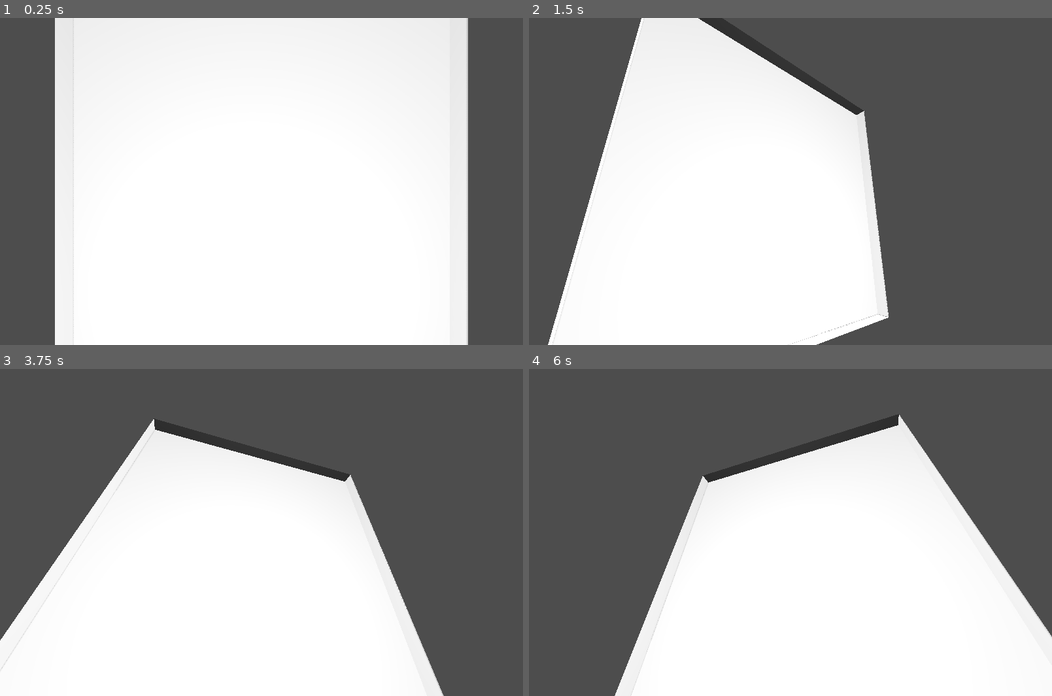
Above: before the commit, frames 1-4 (two rows, left to right).
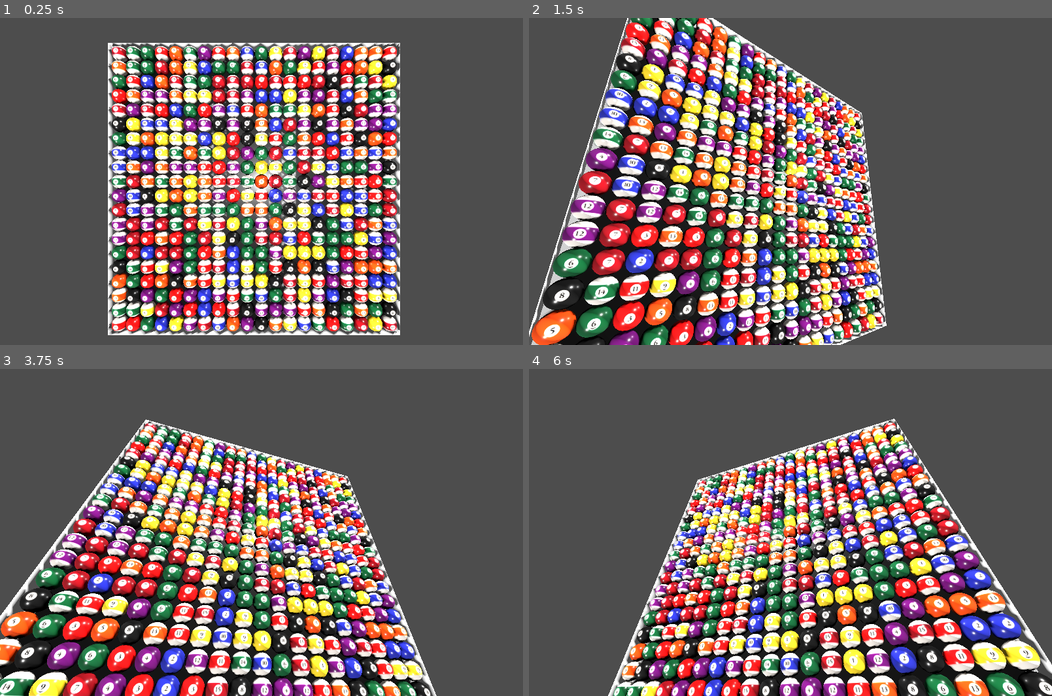
Above: after the commit, the same moments.

Repository: kasworld/gd4samegame3d
Game: Godot game, scene res://main.tscn
Two runs of this game, one before a commit and one after it. Both use one fixed random seed, a clock stepped at 60 frames per second and the inputs below.
Inputs (mouse positions are in pixels of both pictures, inside the frame that each line leads up to):
- Up to frame 1 (0.25 s): no input
- Up to frame 2 (1.5 s): tap Enter at 0.5, 0.6, 1.35 s; move the mouse to (905, 165) at 0.52 s; click (905, 165) at 0.67 s; tap Space at 1.25 s; move the mouse to (685, 197) at 1.27 s; click (685, 197) at 1.42 s
- Up to frame 3 (3.75 s): move the mouse to (313, 460) at 2.02 s; tap Enter at 2.1, 2.75, 2.85, 3.6 s; click (313, 460) at 2.17 s; move the mouse to (235, 597) at 2.77 s; click (235, 597) at 2.92 s; tap Space at 3.5 s; move the mouse to (418, 581) at 3.52 s; click (418, 581) at 3.67 s
- Up to frame 4 (6 s): move the mouse to (633, 483) at 4.27 s; tap Enter at 4.35, 5, 5.1, 5.85 s; click (633, 483) at 4.42 s; move the mouse to (816, 532) at 5.02 s; click (816, 532) at 5.17 s; tap Space at 5.75 s; move the mouse to (712, 450) at 5.77 s; click (712, 450) at 5.92 s

The runs differ from the first frame. In frame 1, 69% of the frame differs, in the area x 10-90%, y 0-100%; in frame 2, 44%; in frame 3, 42%; in frame 4, 42%.

Commit message:
add ball

Diff:
--- /dev/null
+++ b/ball.gd
@@ -0,0 +1,18 @@
+extends MeshInstance3D
+class_name Ball
+
+func set_material(mat :Material) -> Ball:
+	mesh.material = mat
+	return self
+
+func set_color(co :Color) -> Ball:
+	mesh.material.albedo_color = co
+	return self
+
+func get_color() -> Color:
+	return mesh.material.albedo_color
+
+func set_radius(r :float) -> Ball:
+	mesh.radius = r
+	mesh.height = r*2
+	return self
--- /dev/null
+++ b/ball.tscn
@@ -0,0 +1,10 @@
+[gd_scene load_steps=3 format=3 uid="uid://hx8ditl7qttq"]
+
+[ext_resource type="Script" uid="uid://cbpuc0wh7ufxt" path="res://ball.gd" id="1_x8fbi"]
+
+[sub_resource type="SphereMesh" id="SphereMesh_x8fbi"]
+resource_local_to_scene = true
+
+[node name="Ball" type="MeshInstance3D"]
+mesh = SubResource("SphereMesh_x8fbi")
+script = ExtResource("1_x8fbi")
--- a/main.gd
+++ b/main.gd
@@ -3,10 +3,21 @@
 func _ready() -> void:
 	set_walls()
 	reset_camera_pos()
+	add_balls()
 
 func set_walls() -> void:
 	$WallBox.mesh.size = Config.WorldSize
-	$WallBox.position = Config.WorldSize/2
+	$WallBox.position = Config.WorldSize/2 - Vector3(0.5,0.5,0)
+	$OmniLight3D.position = Config.WorldSize/2
+
+func add_balls() -> void:
+	for x in Config.WorldSize.x:
+		for y in Config.WorldSize.y:
+			var b = preload("res://ball.tscn").instantiate(
+				).set_material(Config.tex_array.pick_random())
+			b.position = Vector3(x,y,0.5)
+			b.rotation.y = PI
+			$BallContainer.add_child(b)
 
 var camera_move = false
 func _process(delta: float) -> void:
@@ -36,6 +47,6 @@
 		reset_camera_pos()
 
 func reset_camera_pos()->void:
-	$Camera3D.position = Vector3(Config.WorldSize.x/2, Config.WorldSize.y/2, Config.WorldSize.length()*0.4 )
+	$Camera3D.position = Vector3(Config.WorldSize.x/2, Config.WorldSize.y/2, Config.WorldSize.length()*0.55 )
 	$Camera3D.look_at(Config.WorldSize/2)
 	$Camera3D.far = Config.WorldSize.length()
--- a/main.tscn
+++ b/main.tscn
@@ -27,7 +27,7 @@
 sky_mode = 1
 
 [node name="DirectionalLight3D2" type="DirectionalLight3D" parent="."]
-transform = Transform3D(-0.707107, 0.5, -0.5, 0, 0.707107, 0.707107, 0.707107, 0.5, -0.5, 0, 0, 0)
+transform = Transform3D(0.707107, -0.5, -0.5, 0, 0.707107, -0.707107, 0.707107, 0.5, 0.5, 0, 0, 0)
 shadow_enabled = true
 sky_mode = 1
 
@@ -38,3 +38,5 @@
 
 [node name="WallBox" type="MeshInstance3D" parent="."]
 mesh = SubResource("BoxMesh_ig7tw")
+
+[node name="BallContainer" type="Node3D" parent="."]
Not shown, added: ball.gd.uid
